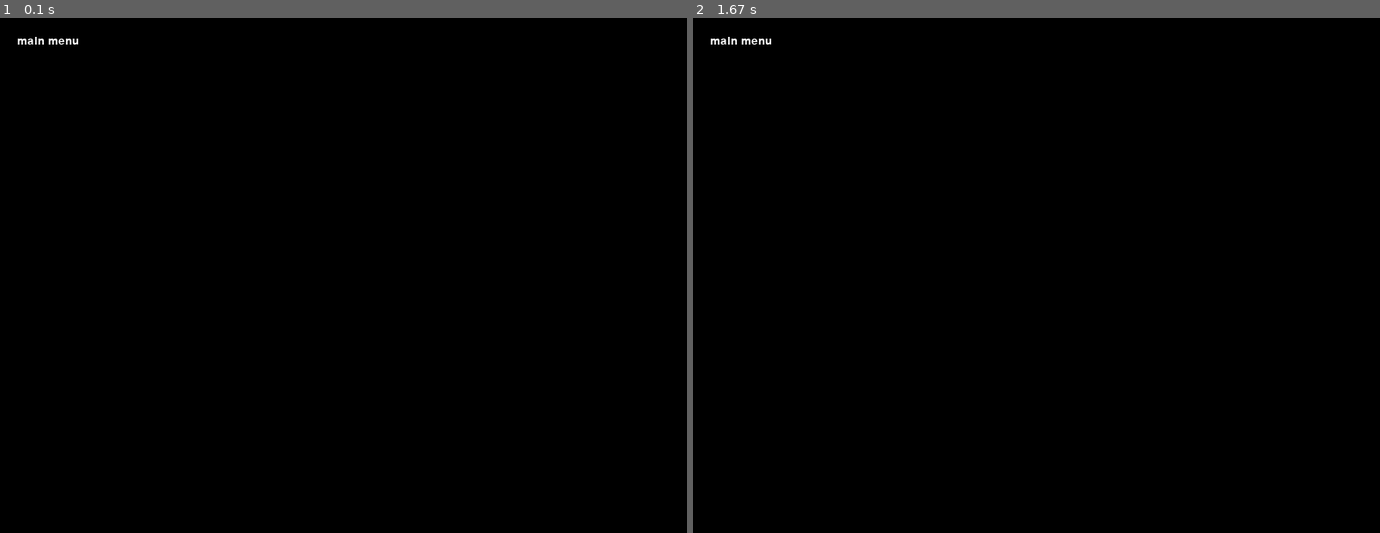
Above: before the commit, frames 1-2 (left to right).
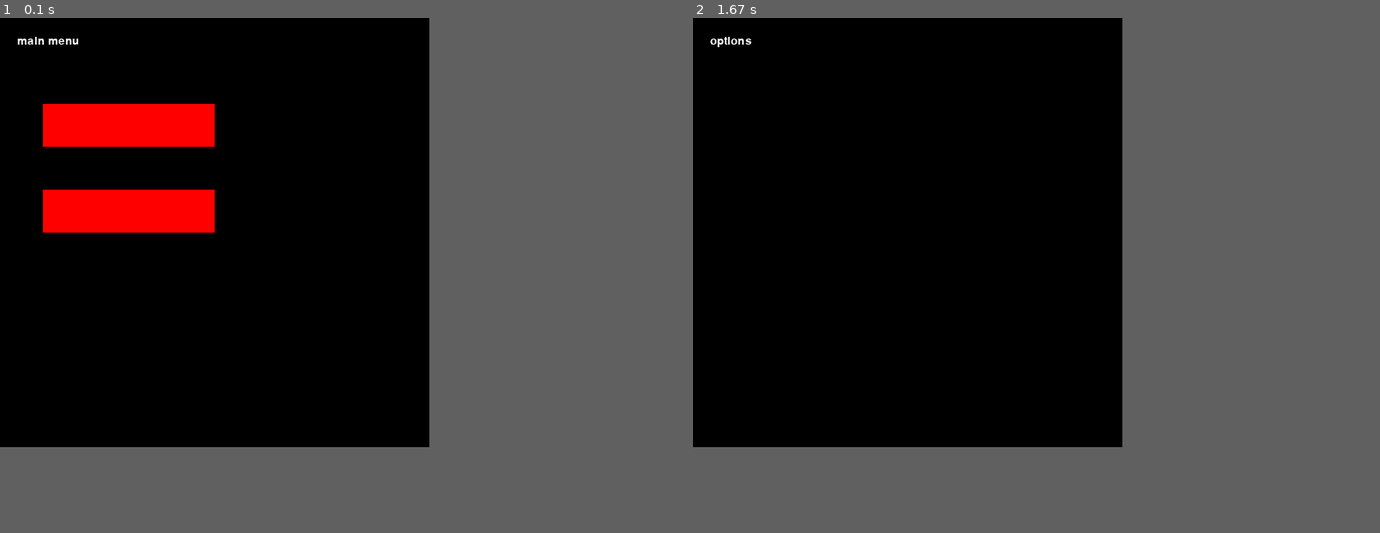
Above: after the commit, the same moments.

Repository: VictoryChang/learn_pygame
Game: pygame game, started from main_menu.py
The game is run twice, just before and just after one commit, with the same random seed, the same clock (stepped at 60 frames per second) and the same inputs.
Inputs (mouse positions are in pixels of both pictures, inside the frame that each line leads up to):
- Up to frame 1 (0.1 s): no input
- Up to frame 2 (1.67 s): click (823, 213) at 0.38 s; tap Enter at 0.67 s
In our replay, the window is 800x600 before the commit and 500x500 after it. These sizes can differ from the game's own. Grey fills any space a smaller window leaves; there, only what the larger window draws over its background counts as a difference.

The runs differ from the first frame. In frame 1, 4.2% of the frame differs, in the area x 6-32%, y 16-42%; in frame 2, less than 0.1%.

Commit message:
Use template menu from https://www.youtube.com/watch?time_continue=239&v=0RryiSjpJn0&feature=emb_logo

Diff:
--- a/main_menu.py
+++ b/main_menu.py
@@ -1,29 +1,95 @@
+import sys
+
+from pygame.locals import *
 import pygame
-
-from pygame.locals import K_UP, K_DOWN, K_LEFT, K_RIGHT, K_ESCAPE, KEYDOWN, QUIT
 
 from game.constants import Color
 from game.utility import draw_text
 
+main_clock = pygame.time.Clock()
 
-def main_menu(screen_width: int = 800, screen_height: int = 600):
-    pygame.init()
 
-    screen = pygame.display.set_mode((screen_width, screen_height))
+pygame.init()
+pygame.display.set_caption('game base')
+screen = pygame.display.set_mode((500, 500), 0, 32)
 
+click = False
+
+
+def main_menu():
+    while True:
+        screen.fill(Color.black)
+        draw_text('main menu', Color.white, screen, 20, 20)
+
+        mouse_x, mouse_y = pygame.mouse.get_pos()
+
+        button_1 = pygame.Rect(50, 100, 200, 50)
+        button_2 = pygame.Rect(50, 200, 200, 50)
+
+        if button_1.collidepoint((mouse_x, mouse_y)):
+            if click:
+                game()
+
+        if button_2.collidepoint((mouse_x, mouse_y)):
+            if click:
+                options()
+
+        pygame.draw.rect(screen, (255, 0, 0), button_1)
+        pygame.draw.rect(screen, (255, 0, 0), button_2)
+
+        click = False
+        for event in pygame.event.get():
+            if event.type == QUIT:
+                pygame.quit()
+                sys.exit()
+            if event.type == KEYDOWN:
+                if event.key == K_ESCAPE:
+                    pygame.quit()
+                    sys.exit()
+            if event.type == MOUSEBUTTONDOWN:
+                if event.button == 1:
+                    click = True
+
+        pygame.display.update()
+        main_clock.tick(60)
+
+
+def game():
     running = True
+    while running:
+        screen.fill(Color.black)
 
-    while running:
+        draw_text('game', Color.white, screen, 20, 20)
         for event in pygame.event.get():
+            if event.type == QUIT:
+                pygame.quit()
+                sys.exit()
+
             if event.type == KEYDOWN:
                 if event.key == K_ESCAPE:
                     running = False
-            elif event.type == QUIT:
-                running = False
 
-            screen.fill(Color.black)
-            draw_text(text='main menu', color=Color.white, surface=screen, x=20, y=20)
-            pygame.display.flip()
+        pygame.display.update()
+        main_clock.tick(60)
+
+
+def options():
+    running = True
+    while running:
+        screen.fill(Color.black)
+
+        draw_text('options', Color.white, screen, 20, 20)
+        for event in pygame.event.get():
+            if event.type == QUIT:
+                pygame.quit()
+                sys.exit()
+
+            if event.type == KEYDOWN:
+                if event.key == K_ESCAPE:
+                    running = False
+
+        pygame.display.update()
+        main_clock.tick(60)
 
 
 main_menu()
Not shown, changed: .gitignore
